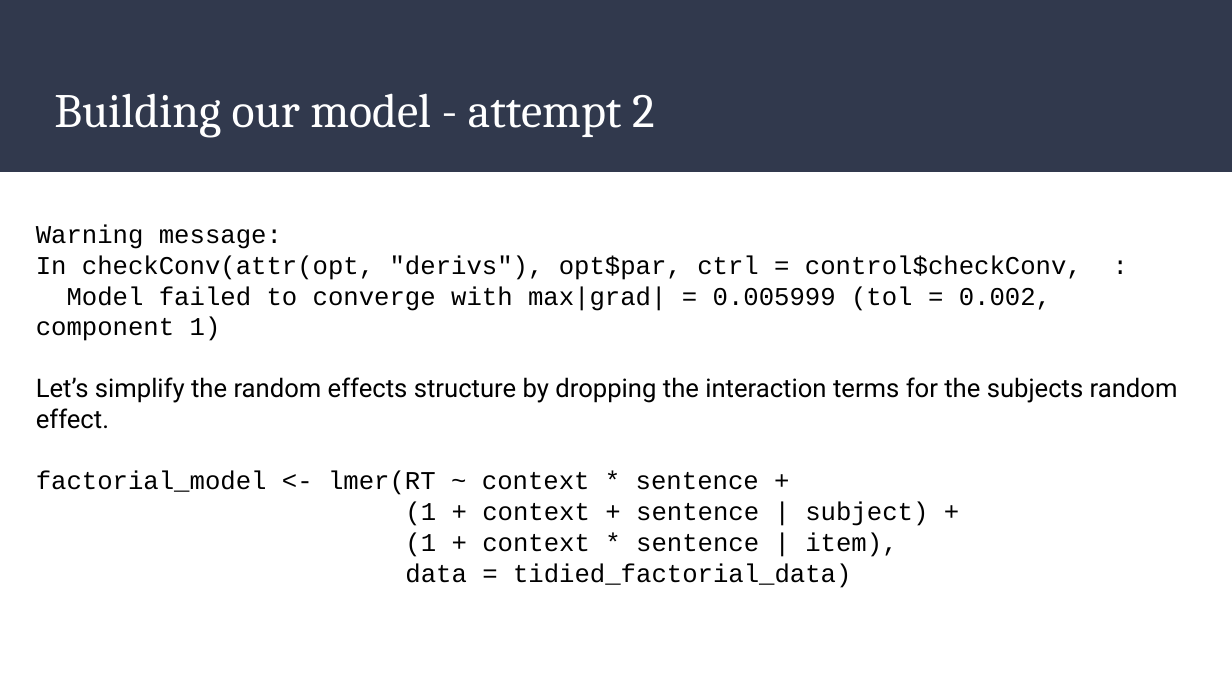
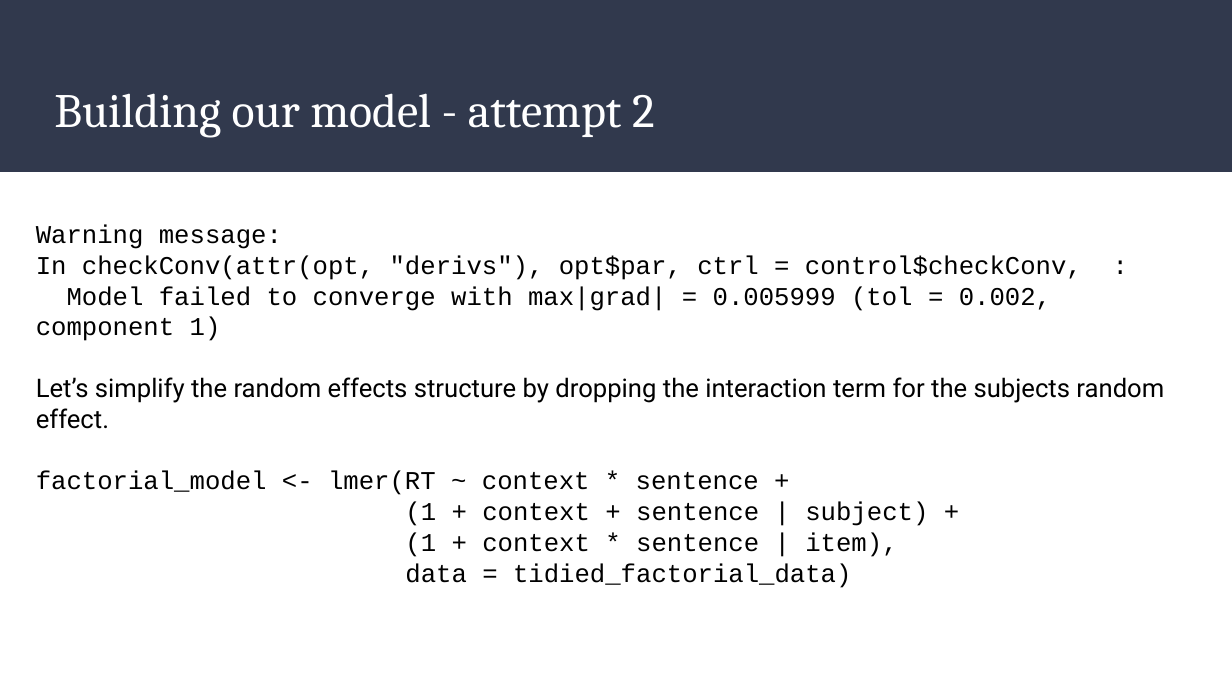
Before and after one commit to dannagifford/Wk5-16_mixed_models_pt2, a slide deck: slide 10 of slides/Mixed_Models_Part_2.odp. Drawn at 1232x693 pixels with LibreOffice and Linux fonts; fonts in the diff are those of the drawing. Boxes give left, top, right and bottom in pixels: in the first picture for what was removed or moved away, otherwise in the second. Text is boxed around its words. In the diff, an @@ line names an element or a change of style, - is before the commit and + after.

```diff
--- a/slides/Mixed_Models_Part_2.odp
+++ b/slides/Mixed_Models_Part_2.odp
@@ text at [36, 377, 1164, 429]: text changed @@
-Let’s simplify the random effects structure by dropping the interaction terms for the subjects random effect.
+Let’s simplify the random effects structure by dropping the interaction term for the subjects random effect.
```
Also in this commit, not shown: 5 other slides changed, 1 slide added, 1 other file.
